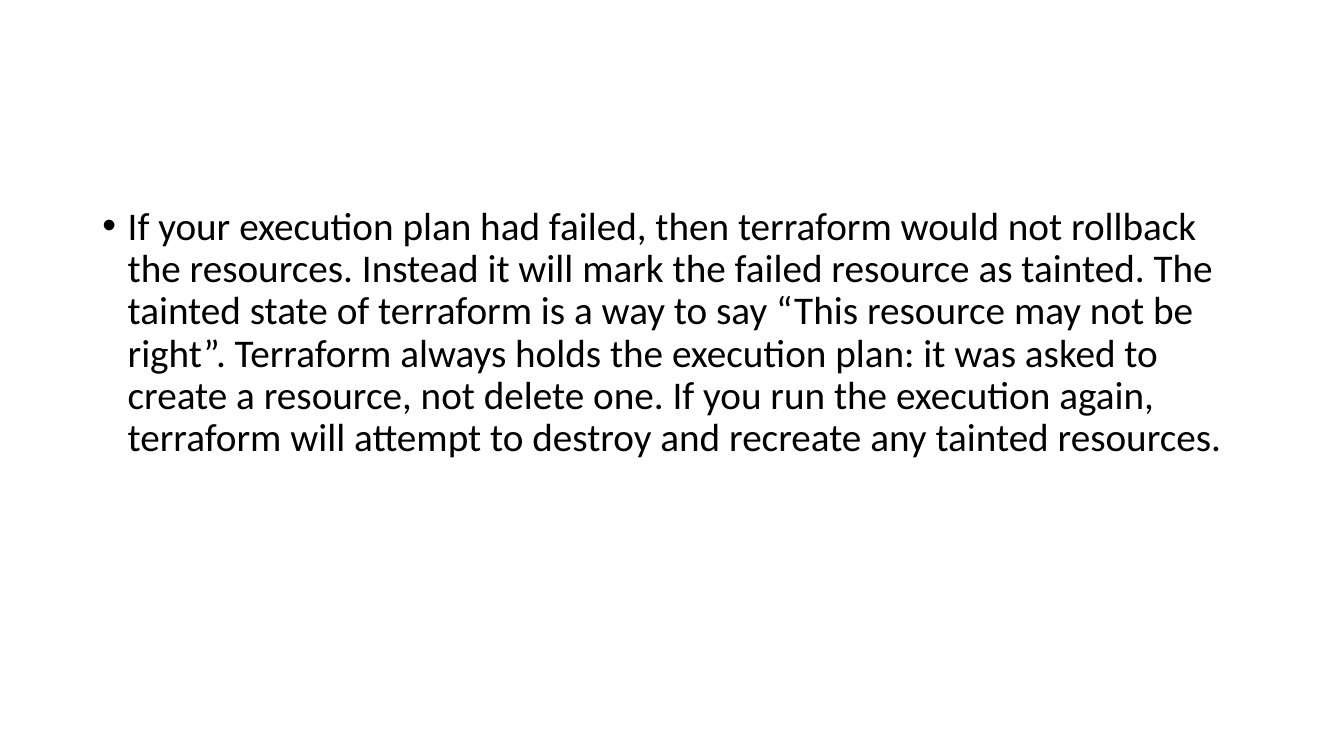
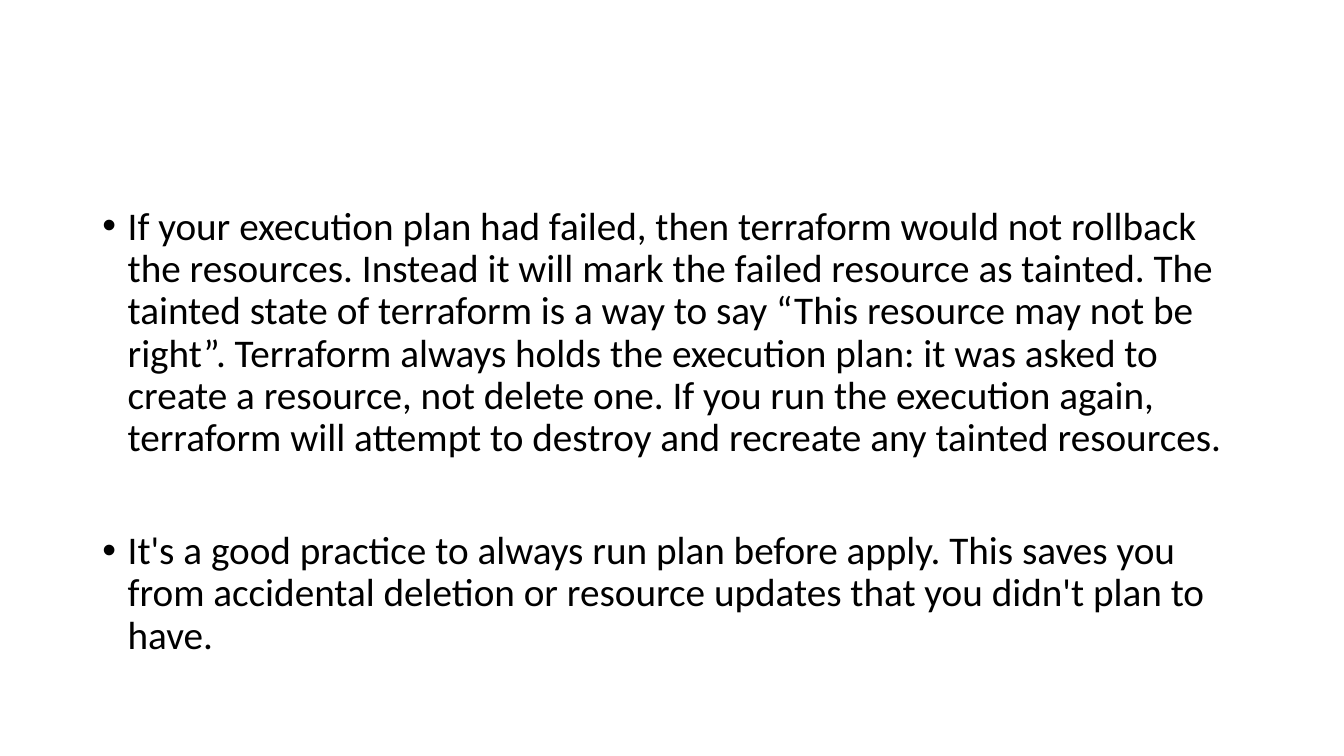
Before and after one commit to JlccX/terraform-training, a slide deck: slide 16 of Terraform.pptx (slide 12 before the commit). Drawn at 1344x756 pixels with LibreOffice and Linux fonts; fonts in the diff are those of the drawing. Boxes give left, top, right and bottom in pixels: in the first picture for what was removed or moved away, otherwise in the second. Text is boxed around its words. In the diff, an @@ line names an element or a change of style, - is before the commit and + after.

```diff
--- a/Terraform.pptx
+++ b/Terraform.pptx
@@ text at box(128, 536, 1204, 650): paragraph added @@
+• It's a good practice to always run plan before apply. This saves you from accidental deletion or resource updates that you didn't plan to have.
```
Also in this commit, not shown: 3 other slides changed, 7 slides added, 54 other files.
